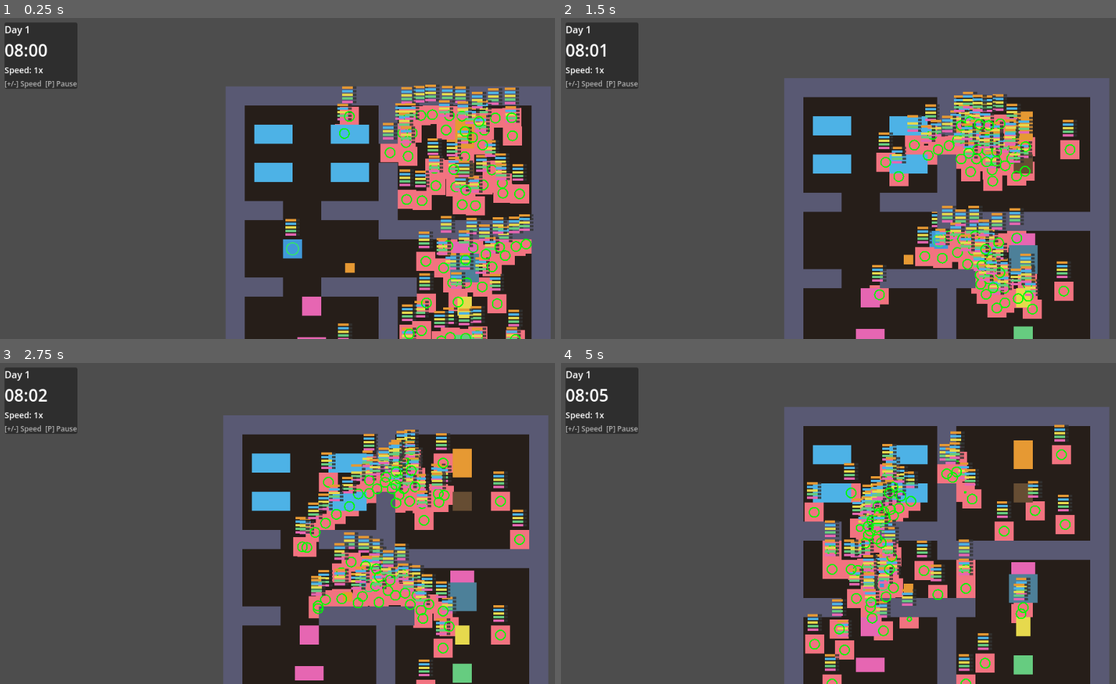
Above: before the commit, frames 1-4 (two rows, left to right).
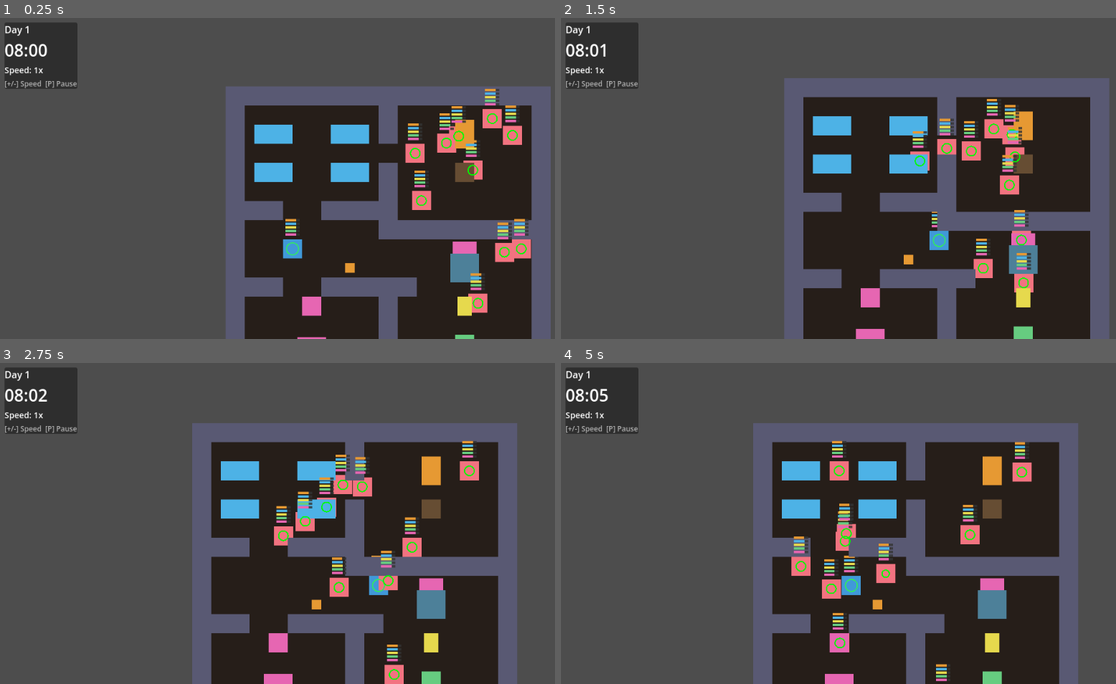
Above: after the commit, the same moments.

Repository: NikkiKoole/simgodot
Game: Godot game, scene res://scenes/main.tscn
The game is run twice, just before and just after one commit, with the same random seed, the same clock (stepped at 60 frames per second) and the same inputs.
Inputs (mouse positions are in pixels of both pictures, inside the frame that each line leads up to):
- Up to frame 1 (0.25 s): no input
- Up to frame 2 (1.5 s): tap Enter at 0.5 s; move the mouse to (971, 162) at 0.52 s; hold D (move_right) 0.53-1.25 s; tap E (interact) at 0.6 s; click (971, 162) at 0.67 s; drag from (733, 194) to (832, 127) at 1.27 s
- Up to frame 3 (2.75 s): move the mouse to (344, 452) at 2.02 s; hold D (move_right) from 2.03 s (still down); tap E (interact) at 2.1 s
- Up to frame 4 (5 s): release D (move_right) at 2.75 s; drag from (816, 587) to (910, 462) at 2.77 s; move the mouse to (1016, 571) at 3.52 s; hold A (move_left) 3.53-4.25 s; tap E (interact) at 3.6 s; drag from (672, 475) to (1021, 456) at 4.27 s

The runs differ from the first frame. In frame 1, 12% of the frame differs, in the area x 60-97%, y 20-100%; in frame 2, 9.9%; in frame 3, 36%; in frame 4, 42%, in the area x 34-99%, y 13-100%.

Commit message:
chore: Reduce NPC count from 64 to 10 for easier testing

Diff:
--- a/scripts/level.gd
+++ b/scripts/level.gd
@@ -5,7 +5,7 @@
 const FLOOR_COLOR := Color(0.15, 0.12, 0.1)
 
 ## Number of NPCs to spawn
-@export var npc_count: int = 64
+@export var npc_count: int = 10
 
 @onready var player: CharacterBody2D = $Player
 
